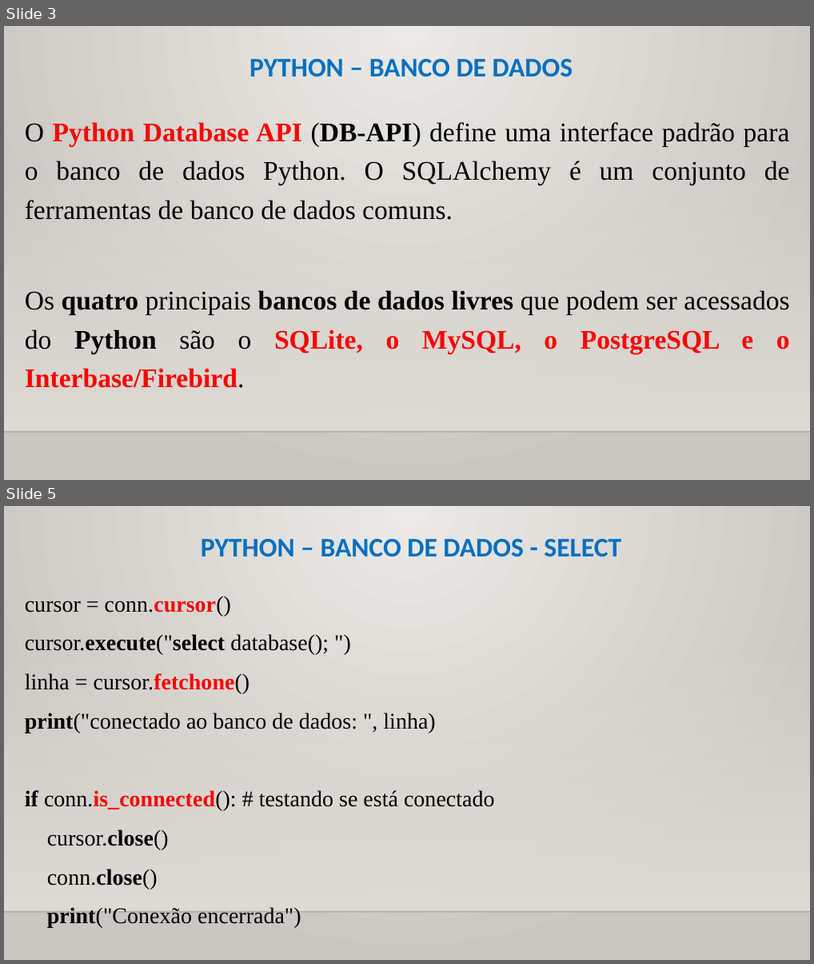
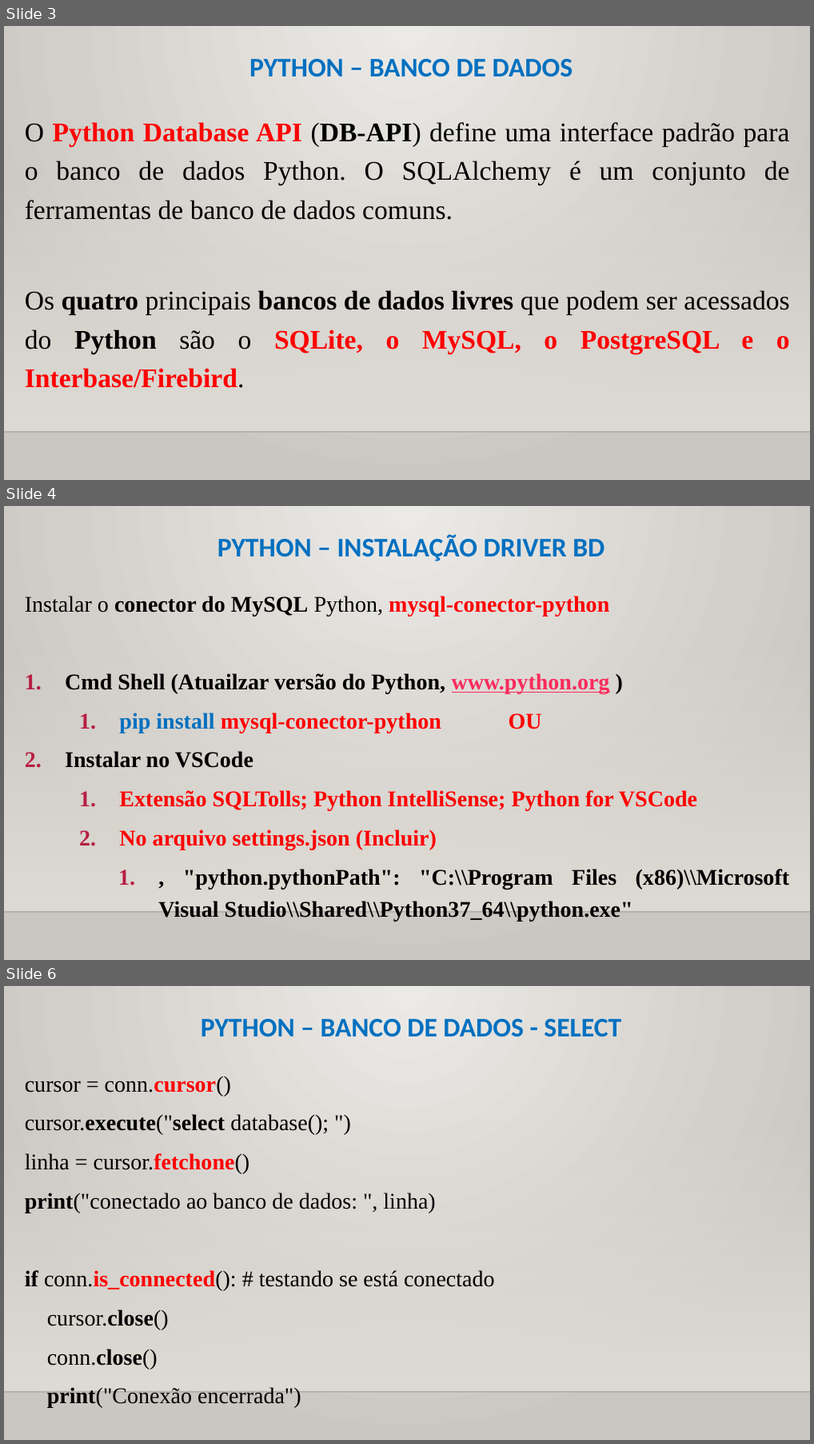
Before and after one commit to CloudEducationBrazil/WydenPythonParadigmas, a slide deck: 01 Classes/Aula 12, 13 Programação Python - Banco de Dados.pptx. Shown one above the other, each under a label of ours: slides 3 and 5 before the commit, slides 3, 4 and 6 after it; the slides between them are not shown. The pictures are 814x964 and 814x1444 pixels, drawn with LibreOffice and Linux fonts; fonts in the diff are those of the drawing; background and template pictures are left out. Boxes give left, top, right and bottom in pixels: in the first picture for what was removed or moved away, otherwise in the second. Text is boxed around its words. In the diff, an @@ line names an element or a change of style, - is before the commit and + after.

Commit message:
PPTs Python 28Maio2022

```diff
--- a/01 Classes/Aula 12, 13 Programação Python - Banco de Dados.pptx
+++ b/01 Classes/Aula 12, 13 Programação Python - Banco de Dados.pptx
@@ slide 4 added at bbox=[4, 506, 810, 960], background picture (left out); not listed: 2 template elements that a slide beside it also shows @@
@@ title added at bbox=[218, 534, 605, 561], 24 pt, text #0070C0, bold @@
+PYTHON – INSTALAÇÃO DRIVER BD
@@ text added at bbox=[25, 596, 790, 921], 20 pt, text #000000, bold @@
+Instalar o conector do MySQL Python, mysql-conector-python
+1. Cmd Shell (Atuailzar versão do Python, www.python.org )
+  1. pip install mysql-conector-python OU
+2. Instalar no VSCode
+  1. Extensão SQLTolls; Python IntelliSense; Python for VSCode
+  2. No arquivo settings.json (Incluir)
+    1. , "python.pythonPath": "C:\\Program Files (x86)\\Microsoft Visual Studio\\Shared\\Python37_64\\python.exe"
@@ what was slide 5 is now slide 6 @@
```
Also in this commit, not shown: 5 slides changed.
